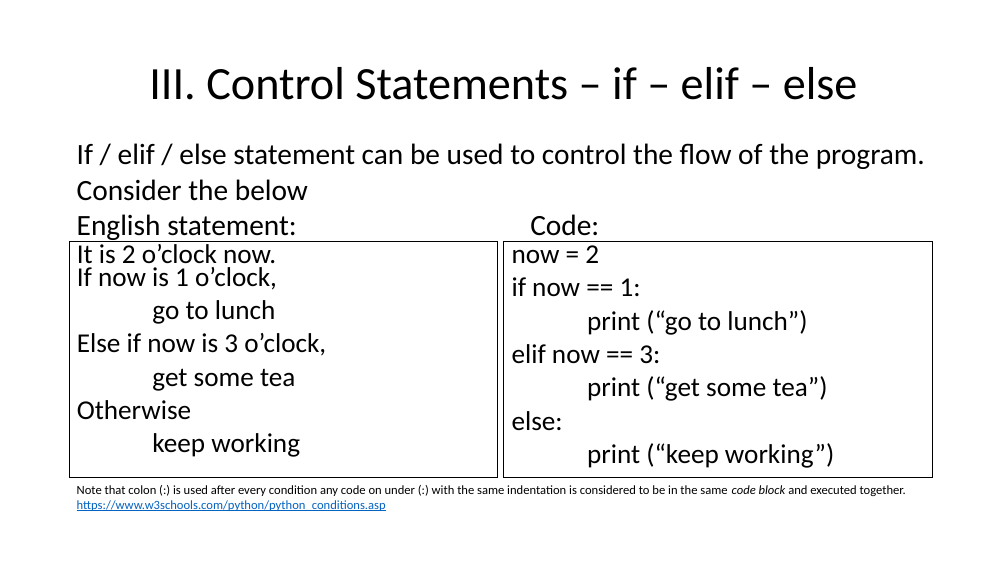
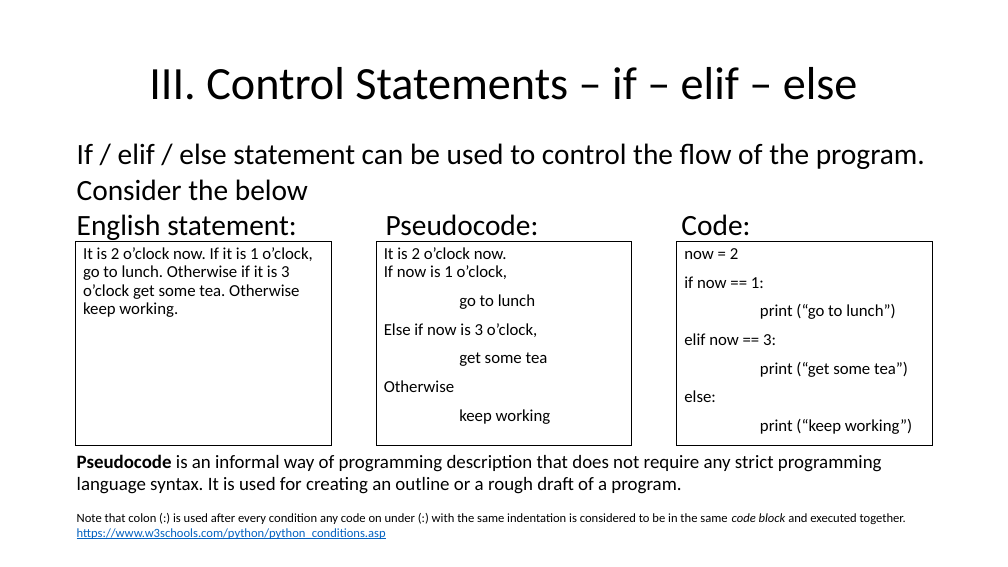
Before and after one commit to henrywma/foConnect, a slide deck: slide 11 of Python guide.pptx. Drawn at 1008x567 pixels with LibreOffice and Linux fonts; fonts in the diff are those of the drawing. Boxes give left, top, right and bottom in pixels: in the first picture for what was removed or moved away, otherwise in the second. Text is boxed around its words. In the diff, an @@ line names an element or a change of style, - is before the commit and + after.

```diff
--- a/Python guide.pptx
+++ b/Python guide.pptx
@@ text at (x1=77, y1=214, x2=750, y2=242): text changed @@
-English statement: Code:
+English statement: Pseudocode: Code:
@@ rectangle added at (x1=76, y1=242, x2=331, y2=446), outline #000000 0.75 pt, 16 pt, text #000000 @@
+It is 2 o’clock now. If it is 1 o’clock, go to lunch. Otherwise if it is 3 o’clock get some tea. Otherwise keep working.
@@ text "It is 2 o’clock now. ..." at (x1=377, y1=242, x2=632, y2=446): size 25.9 to 16 pt; line spacing 0.7 to 0.9 @@
@@ text "It is 2 o’clock now. ..." resized from (x1=70, y1=241, x2=498, y2=478) to (x1=377, y1=242, x2=632, y2=446) @@
@@ text "now = 2" resized from (x1=504, y1=241, x2=933, y2=478) to (x1=677, y1=241, x2=932, y2=445) @@
@@ text "now = 2" at (x1=677, y1=241, x2=932, y2=445): size 25.9 to 16 pt; line spacing 0.7 to 0.9 @@
@@ text "Pseudocode is an informal way ..." moved from (x1=77, y1=485, x2=906, y2=511) to (x1=77, y1=454, x2=906, y2=539) @@
@@ text at (x1=77, y1=454, x2=882, y2=494): paragraph added @@
+Pseudocode is an informal way of programming description that does not require any strict programming language syntax. It is used for creating an outline or a rough draft of a program.
```
Also in this commit, not shown: 11 other slides changed.
